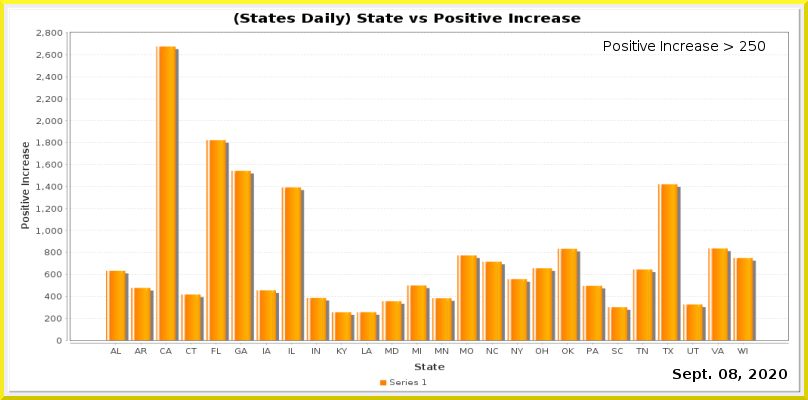
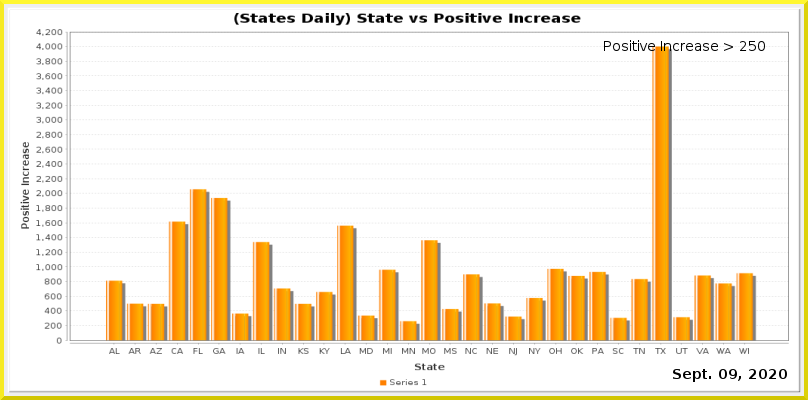
Revision of a layered w=808, h=400 image; what changed, layer by layer:
painted on "Current Date" over box(729, 369, 737, 379)
painted on "Date_vs_TestIncrease.png" over box(36, 29, 789, 356)
